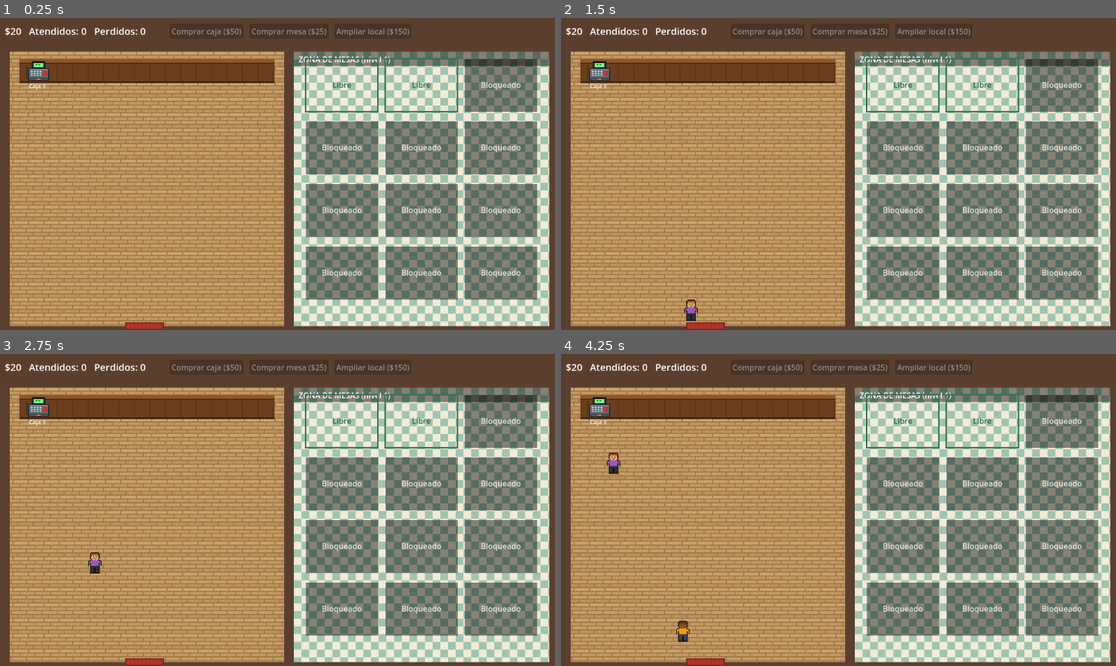
Above: before the commit, frames 1-4 (two rows, left to right).
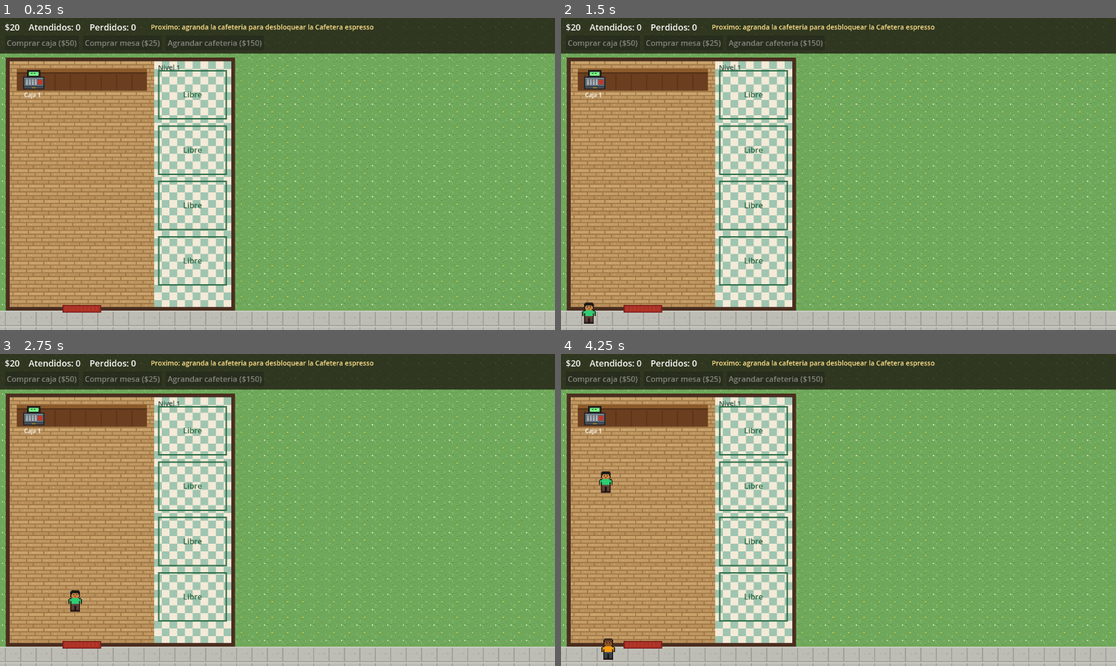
Above: after the commit, the same moments.

Repository: brunomantovani2611-blip/JUEGO1
Game: Godot game, scene res://main.tscn
The game is run twice, just before and just after one commit, with the same random seed, the same clock (stepped at 60 frames per second) and the same inputs.
Inputs:
- Up to frame 1 (0.25 s): no input
- Up to frame 2 (1.5 s): tap Enter at 0.5 s
- Up to frame 3 (2.75 s): no input
- Up to frame 4 (4.25 s): no input

The runs differ from the first frame. In frame 1, 88% of the frame differs, in the area x 0-100%, y 0-100%; in frame 2, 88%; in frame 3, 88%; in frame 4, 89%.

Commit message:
Local que empieza chico, animacion de ampliacion y mejoras desbloqueables
- La cafeteria arranca con 1 columna de mesas y se agranda hasta 3,
  con animacion (la pared se corre, tiembla el piso y sale polvo).
- Al llegar al tamano maximo se desbloquea el patio de mesas, con su
  propia animacion, sombrillas y entrada desde la vereda.
- Mejoras: cafetera espresso (cobro mas rapido) y cartel luminoso
  (mas clientes).
- Sprites nuevos: pasto, vereda, piso del patio y sombrilla.

Co-Authored-By: Claude Opus 5.5 <noreply@anthropic.com>
Claude-Session: https://claude.ai/code/session_0145UTt6YFEYh89BRfF1G3nq

Diff:
--- a/main.gd
+++ b/main.gd
@@ -1,35 +1,61 @@
 extends Node2D
 # =====================================================
 #  CAFETERIA TYCOON
-#  Empiezas con 1 caja. Vende cafe, junta dinero y
-#  compra mas cajas, mesas y amplia el local.
+#  Empiezas con un local chico y 1 caja. Vende cafe,
+#  junta dinero, agranda la cafeteria y desbloquea
+#  mejoras como el patio de mesas.
 # =====================================================
 
 # ---------- CONFIGURACION (puedes cambiar estos numeros) ----------
 const DINERO_INICIAL := 20
 const PRECIO_CAFE := 5          # lo que paga cada cliente en la caja
 const PROPINA_SENTADO := 3      # extra que deja el cliente que se sienta
-const TIEMPO_COBRO := 1.5       # segundos que tarda una caja en cobrar
-const VELOCIDAD_CLIENTE := 150.0
+const VELOCIDAD_CLIENTE := 170.0
 const MAX_COLA := 5             # si todas las colas estan llenas, el cliente se va
-const MAX_CAJAS := 6
-const MESAS_POR_NIVEL := 2      # mesas que entran por cada nivel del local
-const MAX_NIVEL_LOCAL := 6      # 6 niveles x 2 = 12 mesas como maximo
-
-# ---------- POSICIONES DEL MAPA ----------
-const PUERTA := Vector2(300, 690)   # por aqui entran y salen los clientes
+const MAX_CAJAS := 4
+
+# Tamano del local
+const MAX_NIVEL_LOCAL := 3              # cuantas veces se puede agrandar (+1)
+const COSTOS_AGRANDAR := [150, 400]     # precio de pasar a nivel 2 y a nivel 3
+const MESAS_POR_COLUMNA := 4            # cada ampliacion agrega una columna de mesas
+const MESAS_PATIO := 8
+
+# Mejoras que se desbloquean
+const COSTO_PATIO := 800
+const COSTO_CAFETERA := 250
+const COSTO_CARTEL := 1200
+const TIEMPO_COBRO_NORMAL := 1.5
+const TIEMPO_COBRO_ESPRESSO := 0.9
+
+# ---------- MAPA ----------
+const ARRIBA := 90.0             # donde empieza el local (debajo de los botones)
+const ABAJO := 600.0             # pared de abajo del local
+const IZQUIERDA := 20.0
+const ANCHO_CAJAS := 300.0       # zona de cajas (siempre igual)
+const ANCHO_COLUMNA := 160.0     # cada ampliacion agrega esto de ancho
+const PATIO_X := 820.0
+const PATIO_ANCHO := 320.0
+const CALLE_Y := 625.0           # vereda por donde camina la gente
+
+const PUERTA_X := 170.0
+const PUERTA_ADENTRO := Vector2(PUERTA_X, ABAJO - 25)
+const PUERTA_AFUERA := Vector2(PUERTA_X, CALLE_Y)
+const PATIO_ENTRADA_X := 980.0
+const PATIO_ADENTRO := Vector2(PATIO_ENTRADA_X, ABAJO - 25)
+const PATIO_AFUERA := Vector2(PATIO_ENTRADA_X, CALLE_Y)
 
 
 # ---------- CLASE CLIENTE ----------
 class Cliente:
 	var pos: Vector2
 	var estado := "cola"   # cola -> a_mesa -> sentado -> saliendo
+	var camino: Array = [] # puntos por los que pasa antes de su destino
+	var salida: Vector2    # por donde se va de la pantalla
 	var caja := 0
 	var mesa := -1
 	var silla := -1
 	var timer := 0.0
-	var color: Color
-	var sprite := 0        # cual de los dibujos de cliente usa
+	var sprite := 0
 
 
 # ---------- ESTADO DEL JUEGO ----------
@@ -37,25 +63,39 @@
 var clientes_atendidos := 0
 var clientes_perdidos := 0
 var nivel_local := 1
+var tiene_patio := false
+var tiene_cafetera := false
+var tiene_cartel := false
 var cajas: Array = []      # cada caja: { "cola": [], "timer": 0.0 }
 var mesas: Array = []      # cada mesa: { "sillas": [false, false] }
 var clientes: Array = []
 var textos: Array = []     # textos flotantes "+$5"
+var particulas: Array = [] # polvo de las obras
 var tiempo_spawn := 1.0
 
+# ---------- ANIMACIONES ----------
+var borde_local := IZQUIERDA + ANCHO_CAJAS + ANCHO_COLUMNA   # pared derecha (se anima)
+var alto_patio := 0.0       # el patio aparece de arriba hacia abajo
+var en_obras := false       # true mientras dura una animacion
+var temblor := 0.0
+
 # ---------- DIBUJOS (carpeta res://sprites) ----------
-var tex := {}              # dibujos del local
+var tex := {}
 var tex_clientes: Array = []
 
 # ---------- INTERFAZ ----------
 var label_dinero: Label
+var label_pista: Label
 var btn_caja: Button
 var btn_mesa: Button
 var btn_local: Button
+var btn_patio: Button
+var btn_cafetera: Button
+var btn_cartel: Button
 
 
 func _ready() -> void:
-	position = Vector2.ZERO   # el dibujo siempre empieza en la esquina
+	position = Vector2.ZERO
 	texture_filter = CanvasItem.TEXTURE_FILTER_NEAREST   # pixel art nitido
 	randomize()
 	cargar_sprites()
@@ -75,19 +115,31 @@
 	actualizar_cajas(delta)
 	actualizar_clientes(delta)
 	actualizar_textos(delta)
+	actualizar_obras(delta)
 	actualizar_interfaz()
 	queue_redraw()
 
 
 func intervalo_spawn() -> float:
 	# Mas cajas y mas mesas = llegan clientes mas seguido
-	var atraccion := 1.0 + 0.3 * (cajas.size() - 1) + 0.15 * mesas.size()
-	return max(0.4, 2.5 / atraccion)
+	var atraccion := 1.0 + 0.3 * (cajas.size() - 1) + 0.12 * mesas.size()
+	if tiene_cartel:
+		atraccion *= 1.5
+	return max(0.35, 2.5 / atraccion)
+
+
+func tiempo_cobro() -> float:
+	return TIEMPO_COBRO_ESPRESSO if tiene_cafetera else TIEMPO_COBRO_NORMAL
 
 
 # =====================================================
 #  CLIENTES
 # =====================================================
+func punto_borde_calle() -> Vector2:
+	# Un punto fuera de la pantalla, a la izquierda o a la derecha
+	return Vector2(-30 if randf() < 0.5 else 1182, CALLE_Y)
+
+
 func crear_cliente() -> void:
 	# Elegir la caja con la cola mas corta
 	var mejor := 0
@@ -97,35 +149,39 @@
 
 	if cajas[mejor]["cola"].size() >= MAX_COLA:
 		clientes_perdidos += 1
-		agregar_texto(PUERTA + Vector2(-40, -60), "Cliente perdido!", Color.RED)
+		agregar_texto(PUERTA_AFUERA + Vector2(-60, -40), "Cliente perdido!", Color.RED)
 		return
 
 	var c := Cliente.new()
-	c.pos = PUERTA
+	c.pos = Vector2(-30, CALLE_Y)   # llegan caminando por la vereda desde la izquierda
+	c.camino = [PUERTA_AFUERA, PUERTA_ADENTRO]
 	c.caja = mejor
-	c.color = Color.from_hsv(randf(), 0.6, 0.9)
 	c.sprite = randi() % max(1, tex_clientes.size())
 	cajas[mejor]["cola"].append(c)
 	clientes.append(c)
 
 
+func destino_final(c: Cliente) -> Vector2:
+	match c.estado:
+		"cola":
+			return posicion_cola(c.caja, cajas[c.caja]["cola"].find(c))
+		"a_mesa", "sentado":
+			return posicion_silla(c.mesa, c.silla)
+	return c.salida
+
+
 func actualizar_clientes(delta: float) -> void:
 	for c in clientes.duplicate():
-		var objetivo: Vector2 = c.pos
-
-		match c.estado:
-			"cola":
-				var lugar: int = cajas[c.caja]["cola"].find(c)
-				objetivo = posicion_cola(c.caja, lugar)
-			"a_mesa", "sentado":
-				objetivo = posicion_silla(c.mesa, c.silla)
-			"saliendo":
-				objetivo = PUERTA
-
+		var objetivo: Vector2 = c.camino[0] if not c.camino.is_empty() else destino_final(c)
 		c.pos = c.pos.move_toward(objetivo, VELOCIDAD_CLIENTE * delta)
 		var llego: bool = c.pos.distance_to(objetivo) < 2.0
 
-		if c.estado == "a_mesa" and llego:
+		if llego and not c.camino.is_empty():
+			c.camino.pop_front()
+			continue
+		var llego_al_final: bool = llego and c.camino.is_empty()
+
+		if c.estado == "a_mesa" and llego_al_final:
 			c.estado = "sentado"
 			c.timer = randf_range(5.0, 9.0)
 		elif c.estado == "sentado":
@@ -133,9 +189,18 @@
 			if c.timer <= 0.0:
 				ganar_dinero(PROPINA_SENTADO, c.pos)
 				mesas[c.mesa]["sillas"][c.silla] = false
-				c.estado = "saliendo"
-		elif c.estado == "saliendo" and llego:
+				irse(c)
+		elif c.estado == "saliendo" and llego_al_final:
 			clientes.erase(c)
+
+
+func irse(c: Cliente) -> void:
+	c.estado = "saliendo"
+	c.salida = punto_borde_calle()
+	if c.mesa >= 0 and es_mesa_patio(c.mesa):
+		c.camino = [PATIO_ADENTRO, PATIO_AFUERA]
+	else:
+		c.camino = [PUERTA_ADENTRO, PUERTA_AFUERA]
 
 
 func buscar_silla_libre(c: Cliente) -> bool:
@@ -160,11 +225,11 @@
 			continue
 
 		var primero: Cliente = caja["cola"][0]
-		if primero.pos.distance_to(posicion_cola(i, 0)) > 3.0:
+		if not primero.camino.is_empty() or primero.pos.distance_to(posicion_cola(i, 0)) > 3.0:
 			continue  # todavia no llego a la caja
 
 		caja["timer"] += delta
-		if caja["timer"] >= TIEMPO_COBRO:
+		if caja["timer"] >= tiempo_cobro():
 			caja["timer"] = 0.0
 			caja["cola"].pop_front()
 			clientes_atendidos += 1
@@ -172,8 +237,11 @@
 			# Si hay silla libre se sienta, si no se lleva el cafe
 			if buscar_silla_libre(primero):
 				primero.estado = "a_mesa"
+				if es_mesa_patio(primero.mesa):
+					# Sale por la puerta y entra al patio por afuera
+					primero.camino = [PUERTA_ADENTRO, PUERTA_AFUERA, PATIO_AFUERA, PATIO_ADENTRO]
 			else:
-				primero.estado = "saliendo"
+				irse(primero)
 
 
 func ganar_dinero(cantidad: int, donde: Vector2) -> void:
@@ -185,16 +253,22 @@
 #  COMPRAS
 # =====================================================
 func costo_caja() -> int:
-	return 50 * int(pow(2, cajas.size() - 1))   # 50, 100, 200, 400...
+	return 50 * int(pow(2, cajas.size() - 1))   # 50, 100, 200...
 
 func costo_mesa() -> int:
 	return 25 + 15 * mesas.size()
 
 func costo_local() -> int:
-	return 150 * nivel_local
+	return COSTOS_AGRANDAR[nivel_local - 1]
+
+func mesas_interior() -> int:
+	return nivel_local * MESAS_POR_COLUMNA
 
 func max_mesas() -> int:
-	return nivel_local * MESAS_POR_NIVEL
+	return mesas_interior() + (MESAS_PATIO if tiene_patio else 0)
+
+func es_mesa_patio(i: int) -> bool:
+	return i >= MAX_NIVEL_LOCAL * MESAS_POR_COLUMNA
 
 
 func agregar_caja() -> void:
@@ -213,25 +287,103 @@
 		mesas.append({"sillas": [false, false]})
 
 
-func ampliar_local() -> void:
-	if nivel_local < MAX_NIVEL_LOCAL and dinero >= costo_local():
-		dinero -= costo_local()
-		nivel_local += 1
+func agrandar_local() -> void:
+	if en_obras or nivel_local >= MAX_NIVEL_LOCAL or dinero < costo_local():
+		return
+	dinero -= costo_local()
+	nivel_local += 1
+	# Animacion: la pared derecha se corre hasta el nuevo tamano
+	var nuevo_borde := IZQUIERDA + ANCHO_CAJAS + nivel_local * ANCHO_COLUMNA
+	empezar_obras()
+	var tw := create_tween()
+	tw.tween_property(self, "borde_local", nuevo_borde, 1.6) \
+		.set_trans(Tween.TRANS_BACK).set_ease(Tween.EASE_OUT)
+	tw.tween_callback(terminar_obras.bind("Cafeteria agrandada!"))
+
+
+func comprar_patio() -> void:
+	if en_obras or tiene_patio or nivel_local < MAX_NIVEL_LOCAL or dinero < COSTO_PATIO:
+		return
+	dinero -= COSTO_PATIO
+	tiene_patio = true
+	# Animacion: el patio aparece de arriba hacia abajo
+	empezar_obras()
+	var tw := create_tween()
+	tw.tween_property(self, "alto_patio", ABAJO - ARRIBA, 1.6) \
+		.set_trans(Tween.TRANS_BOUNCE).set_ease(Tween.EASE_OUT)
+	tw.tween_callback(terminar_obras.bind("Patio de mesas abierto!"))
+
+
+func comprar_cafetera() -> void:
+	if not tiene_cafetera and nivel_local >= 2 and dinero >= COSTO_CAFETERA:
+		dinero -= COSTO_CAFETERA
+		tiene_cafetera = true
+		agregar_texto(Vector2(60, 200), "Cafetera espresso: cobras mas rapido!", Color.YELLOW, 2.5)
+
+
+func comprar_cartel() -> void:
+	if not tiene_cartel and tiene_patio and dinero >= COSTO_CARTEL:
+		dinero -= COSTO_CARTEL
+		tiene_cartel = true
+		agregar_texto(Vector2(400, 300), "Cartel luminoso: llegan mas clientes!", Color.YELLOW, 2.5)
+
+
+# =====================================================
+#  OBRAS (animacion de construccion)
+# =====================================================
+func empezar_obras() -> void:
+	en_obras = true
+
+func terminar_obras(mensaje: String) -> void:
+	en_obras = false
+	temblor = 0.0
+	position = Vector2.ZERO
+	agregar_texto(Vector2(380, 330), mensaje, Color.YELLOW, 2.5)
+	# Lluvia de polvo final
+	for i in 40:
+		agregar_polvo(Vector2(randf_range(IZQUIERDA, borde_local), randf_range(ARRIBA, ABAJO)))
+
+func agregar_polvo(donde: Vector2) -> void:
+	particulas.append({
+		"pos": donde,
+		"vel": Vector2(randf_range(-60, 60), randf_range(-90, -20)),
+		"vida": randf_range(0.5, 1.0),
+		"tam": randf_range(4, 10),
+	})
+
+func actualizar_obras(delta: float) -> void:
+	if en_obras:
+		# El piso tiembla y sale polvo de donde se esta construyendo
+		position = Vector2(randf_range(-3, 3), randf_range(-3, 3))
+		for i in 3:
+			if tiene_patio and alto_patio < ABAJO - ARRIBA:
+				agregar_polvo(Vector2(randf_range(PATIO_X, PATIO_X + PATIO_ANCHO), ARRIBA + alto_patio))
+			else:
+				agregar_polvo(Vector2(borde_local, randf_range(ARRIBA, ABAJO)))
+	for p in particulas.duplicate():
+		p["vida"] -= delta
+		p["pos"] += p["vel"] * delta
+		if p["vida"] <= 0.0:
+			particulas.erase(p)
 
 
 # =====================================================
 #  POSICIONES
 # =====================================================
 func posicion_caja(i: int) -> Vector2:
-	return Vector2(80 + i * 85, 110)
+	return Vector2(IZQUIERDA + 50 + i * 70, ARRIBA + 38)
 
 func posicion_cola(caja: int, lugar: int) -> Vector2:
-	return posicion_caja(caja) + Vector2(0, 60 + lugar * 38)
+	return posicion_caja(caja) + Vector2(0, 62 + lugar * 36)
 
 func posicion_mesa(i: int) -> Vector2:
-	var col := i % 3
-	var fila := i / 3
-	return Vector2(710 + col * 165, 140 + fila * 130)
+	var x0 := IZQUIERDA + ANCHO_CAJAS
+	if es_mesa_patio(i):
+		i -= MAX_NIVEL_LOCAL * MESAS_POR_COLUMNA
+		x0 = PATIO_X
+	var col := i / MESAS_POR_COLUMNA
+	var fila := i % MESAS_POR_COLUMNA
+	return Vector2(x0 + ANCHO_COLUMNA / 2 + col * ANCHO_COLUMNA, ARRIBA + 70 + fila * 115)
 
 func posicion_silla(mesa: int, silla: int) -> Vector2:
 	var lado := -45 if silla == 0 else 45
@@ -241,8 +393,8 @@
 # =====================================================
 #  TEXTOS FLOTANTES
 # =====================================================
-func agregar_texto(pos: Vector2, texto: String, color: Color) -> void:
-	textos.append({"pos": pos, "texto": texto, "color": color, "vida": 1.0})
+func agregar_texto(pos: Vector2, texto: String, color: Color, vida := 1.0) -> void:
+	textos.append({"pos": pos, "texto": texto, "color": color, "vida": vida})
 
 func actualizar_textos(delta: float) -> void:
 	for t in textos.duplicate():
@@ -257,7 +409,8 @@
 #  Si falta algun archivo, se dibuja una figura simple.
 # =====================================================
 func cargar_sprites() -> void:
-	for nombre in ["caja", "mesa", "silla", "piso", "piso_mesas", "mostrador", "puerta"]:
+	for nombre in ["caja", "mesa", "silla", "piso", "piso_mesas", "mostrador", "puerta",
+			"pasto", "vereda", "piso_patio", "sombrilla"]:
 		tex[nombre] = cargar("res://sprites/%s.png" % nombre)
 	for i in range(1, 7):
 		var t := cargar("res://sprites/cliente_%d.png" % i)
@@ -284,17 +437,47 @@
 # =====================================================
 func _draw() -> void:
 	var fuente := ThemeDB.fallback_font
-
-	# Fondo (paredes) y pisos
-	draw_rect(Rect2(0, 0, 1152, 648), Color("#5b3f2e"))
-	dibujar_zona(Rect2(20, 70, 570, 570), "piso", Color("#d9c09a"))
-	dibujar_zona(Rect2(610, 70, 530, 570), "piso_mesas", Color("#cfe0c3"))
-	draw_rect(Rect2(610, 70, 530, 30), Color(0, 0, 0, 0.45))
-	draw_string(fuente, Vector2(620, 92), "ZONA DE MESAS (nivel %d)" % nivel_local,
-		HORIZONTAL_ALIGNMENT_LEFT, -1, 16, Color.WHITE)
+	var pared := Color("#4a2e1f")
+
+	# ---- Exterior: pasto y vereda ----
+	dibujar_zona(Rect2(-20, -20, 1200, 700), "pasto", Color("#6fa85a"))
+	dibujar_zona(Rect2(-20, ABAJO + 8, 1200, 60), "vereda", Color("#b8b8b0"))
+	draw_rect(Rect2(-20, -20, 1200, 94), Color(0.1, 0.07, 0.05, 0.75))   # franja oscura detras de los botones
+
+	# ---- Patio ----
+	if tiene_patio:
+		var patio := Rect2(PATIO_X, ARRIBA, PATIO_ANCHO, alto_patio)
+		dibujar_zona(patio, "piso_patio", Color("#d9a07a"))
+		# Cerca blanca
+		draw_rect(patio, Color.WHITE, false, 4.0)
+		var y := ARRIBA
+		while y < ARRIBA + alto_patio:
+			draw_rect(Rect2(PATIO_X - 3, y, 6, 6), Color("#dddddd"))
+			draw_rect(Rect2(PATIO_X + PATIO_ANCHO - 3, y, 6, 6), Color("#dddddd"))
+			y += 30
+		if alto_patio >= ABAJO - ARRIBA - 1:
+			draw_rect(Rect2(PATIO_ENTRADA_X - 30, ABAJO - 3, 60, 8), Color("#d9a07a"))  # entrada
+		draw_rect(Rect2(PATIO_X, ARRIBA - 22, 150, 22), Color(0, 0, 0, 0.5))
+		draw_string(fuente, Vector2(PATIO_X + 8, ARRIBA - 6), "PATIO DE MESAS",
+			HORIZONTAL_ALIGNMENT_LEFT, -1, 14, Color.WHITE)
+
+	# ---- Local (interior) ----
+	var x_mesas := IZQUIERDA + ANCHO_CAJAS
+	dibujar_zona(Rect2(IZQUIERDA, ARRIBA, ANCHO_CAJAS, ABAJO - ARRIBA), "piso", Color("#d9c09a"))
+	dibujar_zona(Rect2(x_mesas, ARRIBA, borde_local - x_mesas, ABAJO - ARRIBA), "piso_mesas", Color("#cfe0c3"))
+	# Paredes
+	draw_rect(Rect2(IZQUIERDA - 8, ARRIBA - 8, borde_local - IZQUIERDA + 16, 8), pared)      # arriba
+	draw_rect(Rect2(IZQUIERDA - 8, ARRIBA, 8, ABAJO - ARRIBA + 8), pared)                     # izquierda
+	draw_rect(Rect2(borde_local, ARRIBA, 8, ABAJO - ARRIBA + 8), pared)                       # derecha
+	draw_rect(Rect2(IZQUIERDA, ABAJO, PUERTA_X - 40 - IZQUIERDA, 8), pared)                   # abajo (izq. de la puerta)
+	draw_rect(Rect2(PUERTA_X + 40, ABAJO, borde_local - PUERTA_X - 40, 8), pared)             # abajo (der. de la puerta)
+	if tex["puerta"] != null:
+		draw_texture(tex["puerta"], Vector2(PUERTA_X - 40, ABAJO - 4))
+	draw_string(fuente, Vector2(x_mesas + 8, ARRIBA + 18), "Nivel %d" % nivel_local,
+		HORIZONTAL_ALIGNMENT_LEFT, -1, 14, Color(0.2, 0.3, 0.25))
 
 	# Mostrador
-	dibujar_zona(Rect2(40, 85, 530, 50), "mostrador", Color("#7a4b2a"))
+	dibujar_zona(Rect2(IZQUIERDA + 15, ARRIBA + 15, ANCHO_CAJAS - 30, 46), "mostrador", Color("#7a4b2a"))
 
 	# Cajas
 	for i in cajas.size():
@@ -305,41 +488,22 @@
 			draw_rect(Rect2(p - Vector2(25, 20), Vector2(50, 40)), Color("#555555"))
 		draw_string(fuente, p + Vector2(-20, 36), "Caja %d" % (i + 1),
 			HORIZONTAL_ALIGNMENT_LEFT, -1, 12, Color.WHITE)
-		# Barra de progreso del cobro
-		var progreso: float = cajas[i]["timer"] / TIEMPO_COBRO
+		var progreso: float = cajas[i]["timer"] / tiempo_cobro()
 		if progreso > 0.0:
 			draw_rect(Rect2(p + Vector2(-25, -30), Vector2(50, 6)), Color.BLACK)
 			draw_rect(Rect2(p + Vector2(-25, -30), Vector2(50 * progreso, 6)), Color.YELLOW)
 
-	# Espacios de mesas
-	for i in MAX_NIVEL_LOCAL * MESAS_POR_NIVEL:
+	# Lugares de mesas
+	for i in max_mesas():
 		var p := posicion_mesa(i)
-		var area := Rect2(p - Vector2(75, 55), Vector2(150, 110))
+		if not lugar_visible(i, p):
+			continue
 		if i < mesas.size():
-			# Mesa comprada: primero sillas, despues la mesa
-			for s in 2:
-				if tex["silla"] != null:
-					dibujar_centrado(tex["silla"], posicion_silla(i, s))
-				else:
-					draw_circle(posicion_silla(i, s), 14, Color("#5c3317"))
-			if tex["mesa"] != null:
-				dibujar_centrado(tex["mesa"], p)
-			else:
-				draw_circle(p, 28, Color("#a0522d"))
-		elif i < max_mesas():
-			# Espacio libre para comprar mesa
+			dibujar_mesa(i, p)
+		else:
+			var area := Rect2(p - Vector2(70, 50), Vector2(140, 100))
 			draw_rect(area, Color(0.2, 0.45, 0.3), false, 3.0)
 			draw_string(fuente, p + Vector2(-20, 5), "Libre", HORIZONTAL_ALIGNMENT_LEFT, -1, 16, Color(0.15, 0.4, 0.25))
-		else:
-			# Espacio bloqueado (hay que ampliar el local)
-			draw_rect(area, Color(0, 0, 0, 0.45))
-			draw_string(fuente, p + Vector2(-42, 5), "Bloqueado", HORIZONTAL_ALIGNMENT_LEFT, -1, 16, Color(0.9, 0.9, 0.9))
-
-	# Puerta
-	if tex["puerta"] != null:
-		draw_texture(tex["puerta"], Vector2(260, 632))
-	else:
-		draw_rect(Rect2(260, 632, 80, 16), Color("#4a2c17"))
 
 	# Clientes (los de mas abajo se dibujan encima)
 	var ordenados := clientes.duplicate()
@@ -349,16 +513,44 @@
 			var t: Texture2D = tex_clientes[c.sprite]
 			draw_texture(t, c.pos - Vector2(t.get_width() / 2.0, t.get_height() - 12))
 		else:
-			draw_circle(c.pos, 12, c.color)
-			draw_arc(c.pos, 12, 0, TAU, 20, Color.BLACK, 1.5)
+			draw_circle(c.pos, 12, Color.CORNFLOWER_BLUE)
+
+	# Sombrillas del patio (encima de todo)
+	if tex["sombrilla"] != null:
+		for i in mesas.size():
+			if es_mesa_patio(i) and lugar_visible(i, posicion_mesa(i)):
+				dibujar_centrado(tex["sombrilla"], posicion_mesa(i) + Vector2(0, -8))
+
+	# Polvo de las obras
+	for p in particulas:
+		draw_circle(p["pos"], p["tam"], Color(0.85, 0.8, 0.7, clamp(p["vida"], 0.0, 1.0)))
 
 	# Textos flotantes (con sombra para que se lean)
 	for t in textos:
 		var col: Color = t["color"]
 		col.a = clamp(t["vida"], 0.0, 1.0)
-		var sombra := Color(0, 0, 0, col.a)
-		draw_string(fuente, t["pos"] + Vector2(2, 2), t["texto"], HORIZONTAL_ALIGNMENT_LEFT, -1, 22, sombra)
-		draw_string(fuente, t["pos"], t["texto"], HORIZONTAL_ALIGNMENT_LEFT, -1, 22, col)
+		var tam := 22 if t["texto"].length() <= 4 else 28
+		draw_string(fuente, t["pos"] + Vector2(2, 2), t["texto"], HORIZONTAL_ALIGNMENT_LEFT, -1, tam, Color(0, 0, 0, col.a))
+		draw_string(fuente, t["pos"], t["texto"], HORIZONTAL_ALIGNMENT_LEFT, -1, tam, col)
+
+
+func lugar_visible(i: int, p: Vector2) -> bool:
+	# Solo se ve si la animacion ya "construyo" esa parte
+	if es_mesa_patio(i):
+		return p.y + 50 <= ARRIBA + alto_patio
+	return p.x + 70 <= borde_local
+
+
+func dibujar_mesa(i: int, p: Vector2) -> void:
+	for s in 2:
+		if tex["silla"] != null:
+			dibujar_centrado(tex["silla"], posicion_silla(i, s))
+		else:
+			draw_circle(posicion_silla(i, s), 14, Color("#5c3317"))
+	if tex["mesa"] != null:
+		dibujar_centrado(tex["mesa"], p)
+	else:
+		draw_circle(p, 28, Color("#a0522d"))
 
 
 # =====================================================
@@ -368,49 +560,83 @@
 	var capa := CanvasLayer.new()
 	add_child(capa)
 
-	var barra := HBoxContainer.new()
-	barra.position = Vector2(10, 12)
-	barra.add_theme_constant_override("separation", 12)
-	capa.add_child(barra)
+	var columna := VBoxContainer.new()
+	columna.position = Vector2(10, 6)
+	capa.add_child(columna)
+
+	var fila_textos := HBoxContainer.new()
+	fila_textos.add_theme_constant_override("separation", 30)
+	columna.add_child(fila_textos)
 
 	label_dinero = Label.new()
-	label_dinero.custom_minimum_size = Vector2(330, 0)
-	label_dinero.add_theme_font_size_override("font_size", 20)
-	barra.add_child(label_dinero)
-
-	btn_caja = Button.new()
-	btn_caja.pressed.connect(comprar_caja)
-	barra.add_child(btn_caja)
-
-	btn_mesa = Button.new()
-	btn_mesa.pressed.connect(comprar_mesa)
-	barra.add_child(btn_mesa)
-
-	btn_local = Button.new()
-	btn_local.pressed.connect(ampliar_local)
-	barra.add_child(btn_local)
+	label_dinero.add_theme_font_size_override("font_size", 18)
+	fila_textos.add_child(label_dinero)
+
+	label_pista = Label.new()
+	label_pista.add_theme_font_size_override("font_size", 14)
+	label_pista.add_theme_color_override("font_color", Color("#ffe08a"))
+	fila_textos.add_child(label_pista)
+
+	var botones := HBoxContainer.new()
+	botones.add_theme_constant_override("separation", 8)
+	columna.add_child(botones)
+
+	btn_caja = crear_boton(botones, comprar_caja)
+	btn_mesa = crear_boton(botones, comprar_mesa)
+	btn_local = crear_boton(botones, agrandar_local)
+	btn_cafetera = crear_boton(botones, comprar_cafetera)
+	btn_patio = crear_boton(botones, comprar_patio)
+	btn_cartel = crear_boton(botones, comprar_cartel)
+
+
+func crear_boton(padre: Node, accion: Callable) -> Button:
+	var b := Button.new()
+	b.pressed.connect(accion)
+	padre.add_child(b)
+	return b
+
+
+func configurar_boton(b: Button, visible_: bool, texto: String, se_puede: bool) -> void:
+	b.visible = visible_
+	b.text = texto
+	b.disabled = not se_puede or en_obras
 
 
 func actualizar_interfaz() -> void:
-	label_dinero.text = "$%d   Atendidos: %d   Perdidos: %d" % [dinero, clientes_atendidos, clientes_perdidos]
-
+	label_dinero.text = "$%d    Atendidos: %d    Perdidos: %d" % [dinero, clientes_atendidos, clientes_perdidos]
+
+	# Cajas
 	if cajas.size() >= MAX_CAJAS:
-		btn_caja.text = "Cajas al maximo"
-		btn_caja.disabled = true
+		configurar_boton(btn_caja, true, "Cajas al maximo", false)
 	else:
-		btn_caja.text = "Comprar caja ($%d)" % costo_caja()
-		btn_caja.disabled = dinero < costo_caja()
-
+		configurar_boton(btn_caja, true, "Comprar caja ($%d)" % costo_caja(), dinero >= costo_caja())
+
+	# Mesas
 	if mesas.size() >= max_mesas():
-		btn_mesa.text = "Sin espacio (amplia el local)"
-		btn_mesa.disabled = true
+		configurar_boton(btn_mesa, true, "Mesas: sin espacio", false)
 	else:
-		btn_mesa.text = "Comprar mesa ($%d)" % costo_mesa()
-		btn_mesa.disabled = dinero < costo_mesa()
-
-	if nivel_local >= MAX_NIVEL_LOCAL:
-		btn_local.text = "Local al maximo"
-		btn_local.disabled = true
+		configurar_boton(btn_mesa, true, "Comprar mesa ($%d)" % costo_mesa(), dinero >= costo_mesa())
+
+	# Agrandar (desaparece cuando llega al maximo)
+	if nivel_local < MAX_NIVEL_LOCAL:
+		configurar_boton(btn_local, true, "Agrandar cafeteria ($%d)" % costo_local(), dinero >= costo_local())
 	else:
-		btn_local.text = "Ampliar local ($%d)" % costo_local()
-		btn_local.disabled = dinero < costo_local()
+		btn_local.visible = false
+
+	# Mejoras que se desbloquean
+	configurar_boton(btn_cafetera, nivel_local >= 2 and not tiene_cafetera,
+		"Cafetera espresso ($%d)" % COSTO_CAFETERA, dinero >= COSTO_CAFETERA)
+	configurar_boton(btn_patio, nivel_local >= MAX_NIVEL_LOCAL and not tiene_patio,
+		"Comprar patio de mesas ($%d)" % COSTO_PATIO, dinero >= COSTO_PATIO)
+	configurar_boton(btn_cartel, tiene_patio and not tiene_cartel,
+		"Cartel luminoso ($%d)" % COSTO_CARTEL, dinero >= COSTO_CARTEL)
+
+	# Pista de lo proximo que se desbloquea
+	if nivel_local < 2:
+		label_pista.text = "Proximo: agranda la cafeteria para desbloquear la Cafetera espresso"
+	elif nivel_local < MAX_NIVEL_LOCAL:
+		label_pista.text = "Proximo: agranda %d vez mas para desbloquear el Patio de mesas" % (MAX_NIVEL_LOCAL - nivel_local)
+	elif not tiene_patio:
+		label_pista.text = "Compra el patio para desbloquear el Cartel luminoso"
+	else:
+		label_pista.text = ""
Binary file added: sprites/pasto.png
Binary file added: sprites/piso_patio.png
Binary file added: sprites/sombrilla.png
Binary file added: sprites/vereda.png
